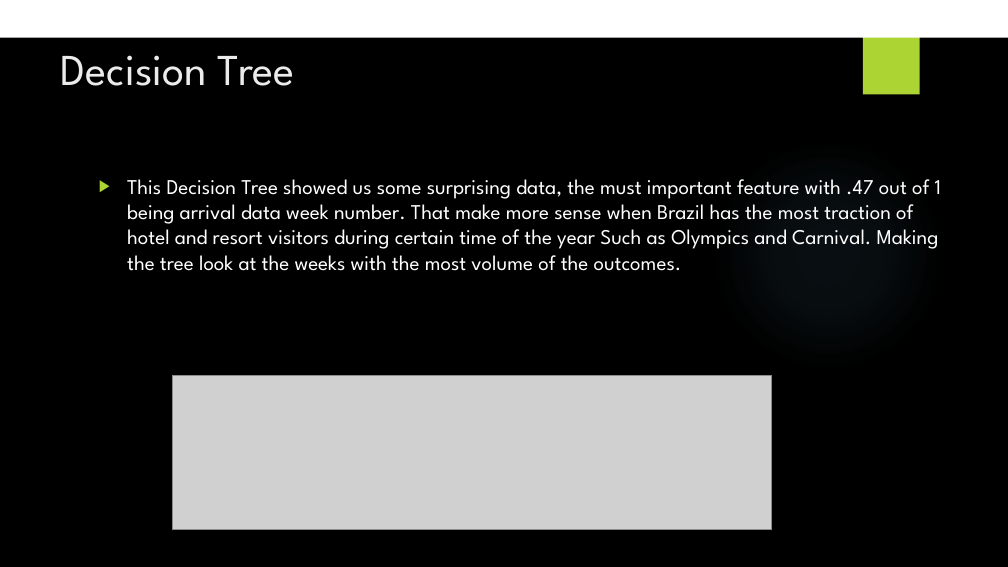
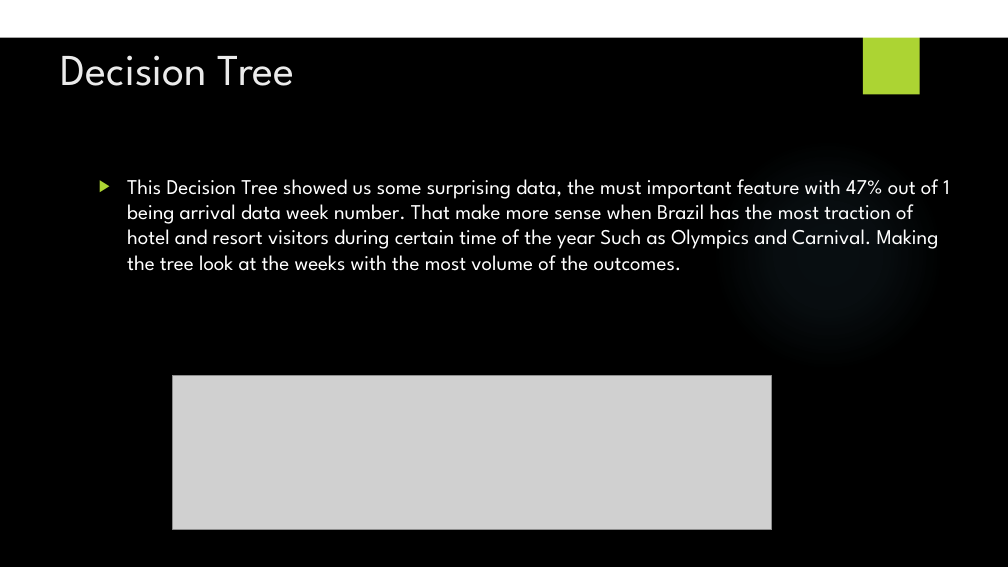
Before and after one commit to johnmyronmillar/HotelPricePredictor, a slide deck: slide 12 of Project_Presentation.pptx. Drawn at 1008x567 pixels with LibreOffice and Linux fonts; fonts in the diff are those of the drawing; grey boxes stand for pictures; background and template pictures are left out. Boxes give left, top, right and bottom in pixels: in the first picture for what was removed or moved away, otherwise in the second. Text is boxed around its words. In the diff, an @@ line names an element or a change of style, - is before the commit and + after.

Commit message:
update ppt

```diff
--- a/Project_Presentation.pptx
+++ b/Project_Presentation.pptx
@@ text at bbox=[127, 179, 949, 271]: text changed @@
-▶ This Decision Tree showed us some surprising data, the must important feature with .47 out of 1 being arrival data week number. That make more sense when Brazil has the most traction of hotel and resort visitors during certain time of the year Such as Olympics and Carnival. Making the tree look at the weeks with the most volume of the outcomes.
+▶ This Decision Tree showed us some surprising data, the must important feature with 47% out of 1 being arrival data week number. That make more sense when Brazil has the most traction of hotel and resort visitors during certain time of the year Such as Olympics and Carnival. Making the tree look at the weeks with the most volume of the outcomes.
```
Also in this commit, not shown: 6 other slides changed.
